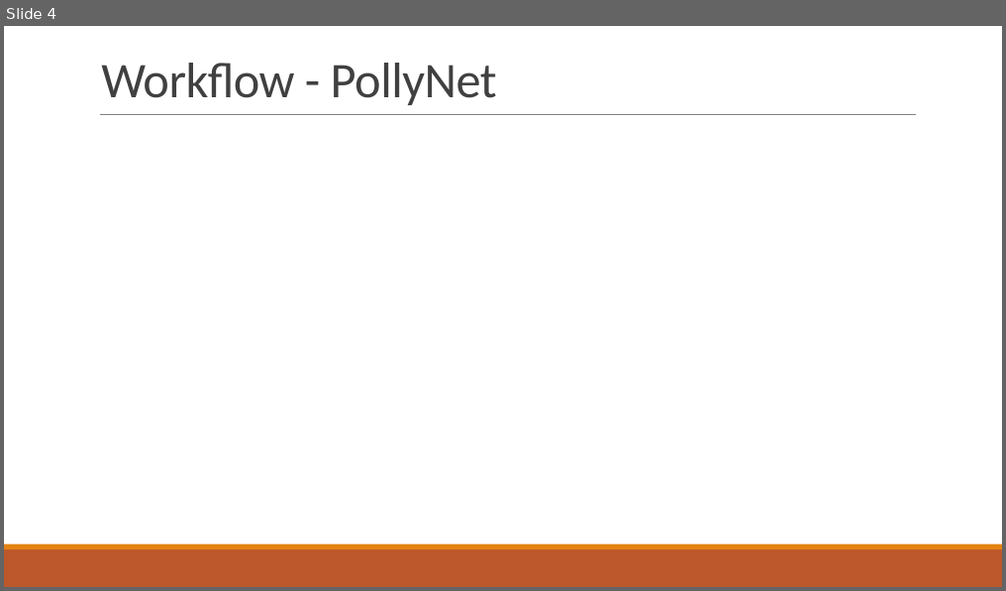
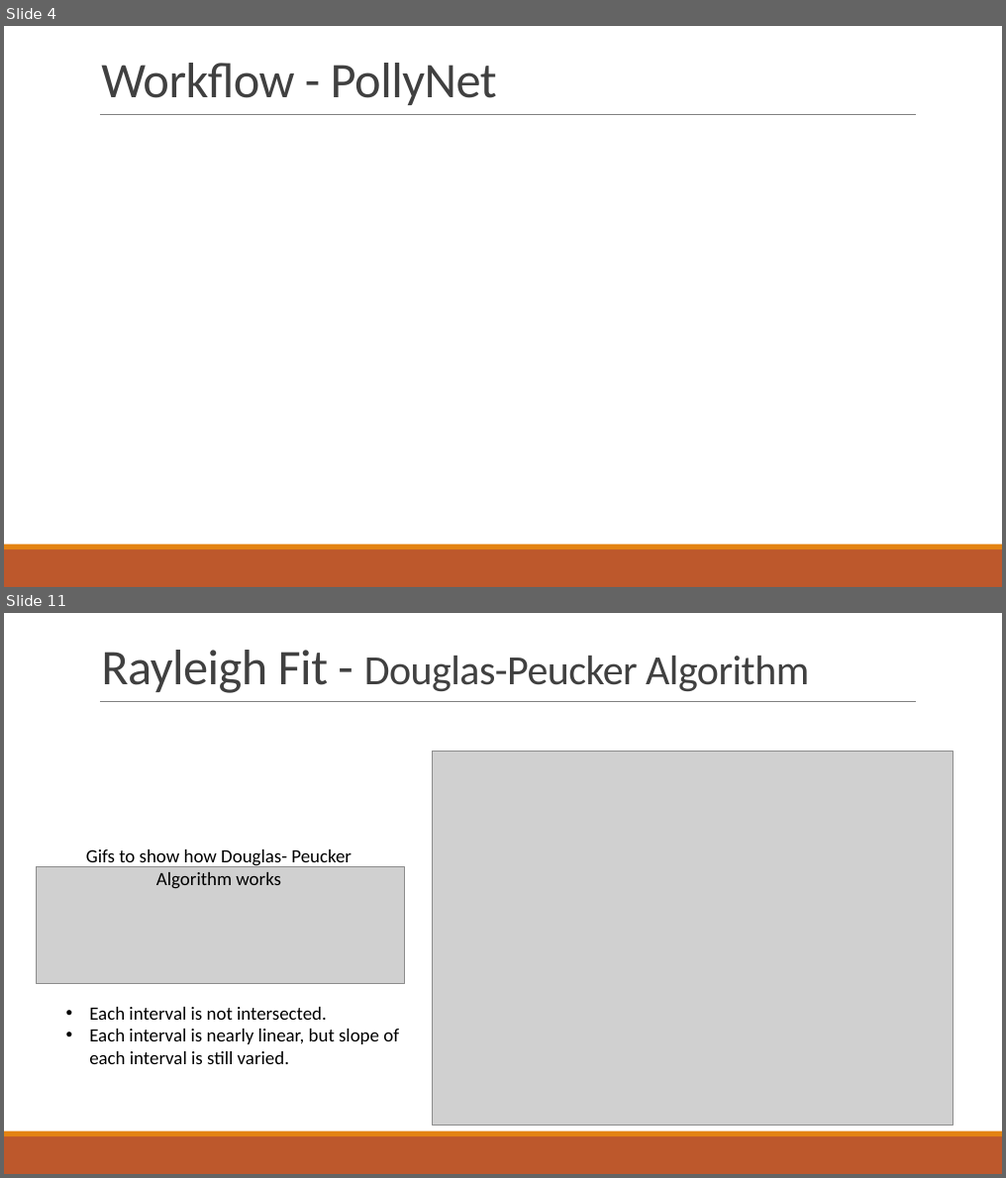
Before and after one commit to PollyNET/Pollynet_Processing_Chain, a slide deck: doc/Pollynet_Processing_Chain.pptx. Shown one above the other, each under a label of ours: slide 4 before the commit, slides 4 and 11 after it; the slides between them are not shown. The pictures are 1006x591 and 1006x1178 pixels, drawn with LibreOffice and Linux fonts; fonts in the diff are those of the drawing; grey boxes stand for pictures. Boxes give left, top, right and bottom in pixels: in the first picture for what was removed or moved away, otherwise in the second. Text is boxed around its words. In the diff, an @@ line names an element or a change of style, - is before the commit and + after.

```diff
--- a/doc/Pollynet_Processing_Chain.pptx
+++ b/doc/Pollynet_Processing_Chain.pptx
@@ slide 11 added at (x1=4, y1=613, x2=1002, y2=1174), background #FFFFFF; not listed: 3 template elements that a slide beside it also shows @@
@@ title added at (x1=101, y1=650, x2=809, y2=693), 40 pt, text #404040 @@
+Rayleigh Fit - Douglas-Peucker Algorithm
@@ picture added at (x1=433, y1=752, x2=953, y2=1126) @@
@@ text added at (x1=86, y1=850, x2=351, y2=889), 18 pt, text #000000 @@
+Gifs to show how Douglas- Peucker Algorithm works
@@ picture added at (x1=37, y1=867, x2=405, y2=984) @@
@@ text added at (x1=89, y1=1007, x2=399, y2=1064), 18 pt, text #000000 @@
+• Each interval is not intersected.
+• Each interval is nearly linear, but slope of each interval is still varied.
```
Also in this commit, not shown: 7 other slides added, 13 other files.
